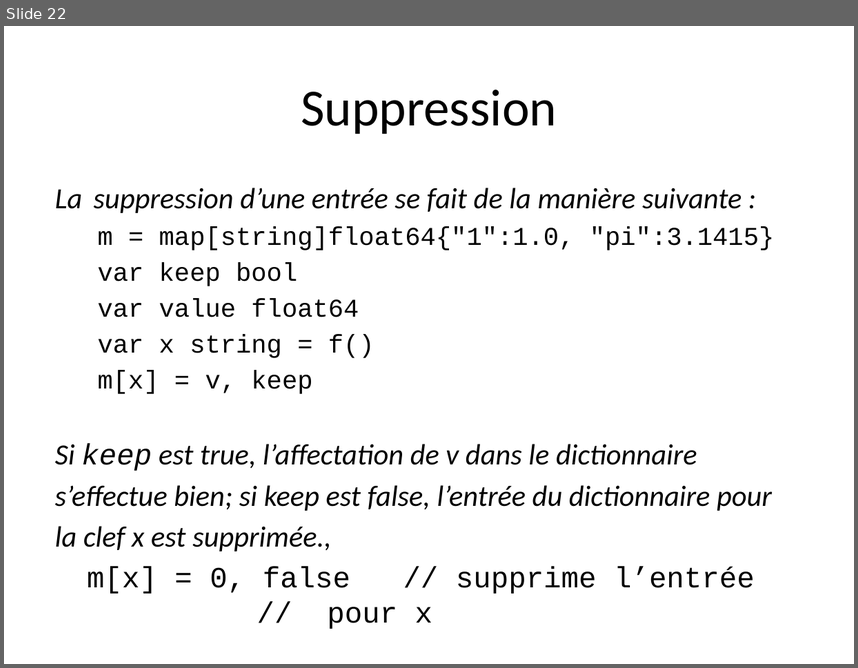
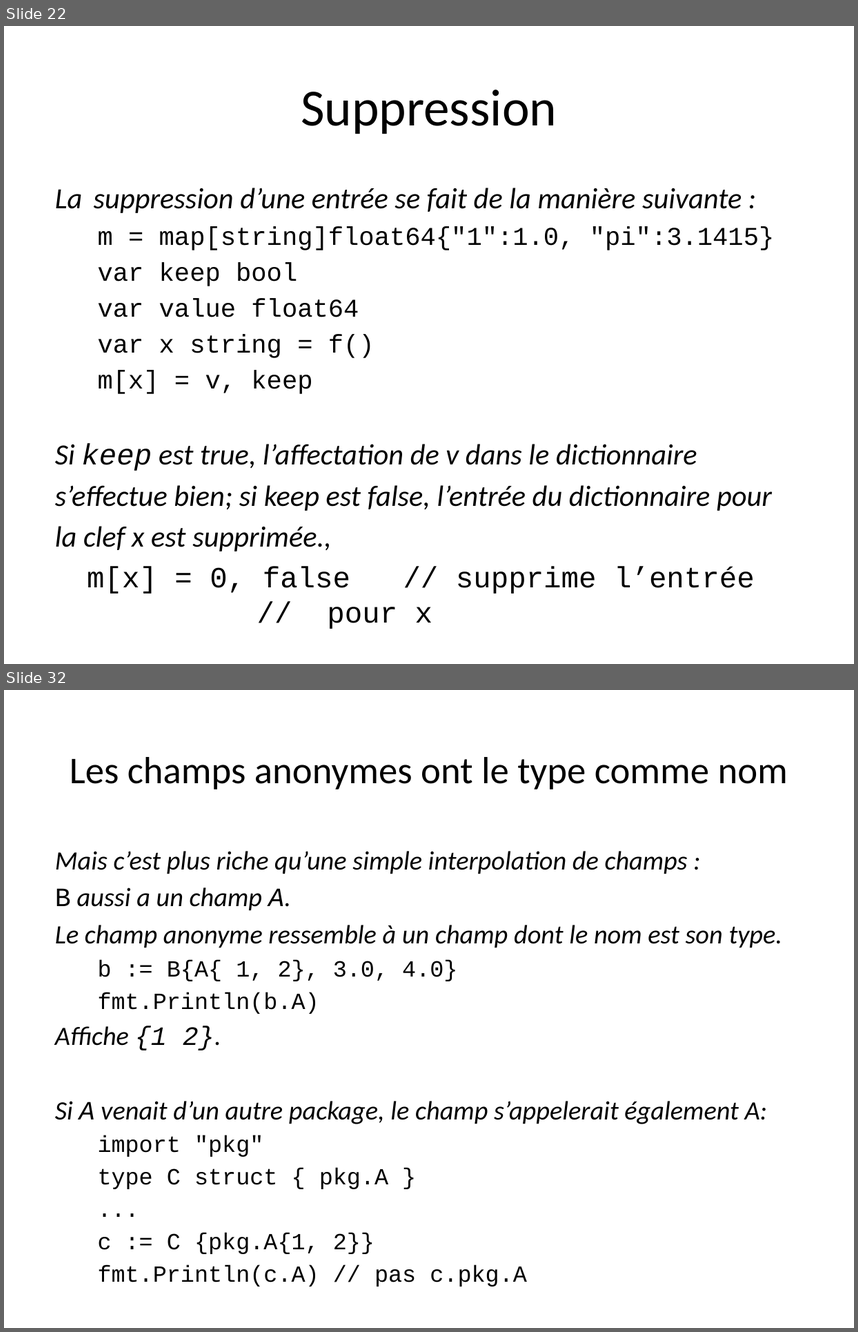
Before and after one commit to trash-anger/golang-france, a slide deck: Go-documentation/cours-general/Go-partie2.pptx. Shown one above the other, each under a label of ours: slide 22 before the commit, slides 22 and 32 after it; the slides between them are not shown. The pictures are 858x668 and 858x1332 pixels, drawn with LibreOffice and Linux fonts; fonts in the diff are those of the drawing; background and template pictures are left out. Boxes give left, top, right and bottom in pixels: in the first picture for what was removed or moved away, otherwise in the second. Text is boxed around its words. In the diff, an @@ line names an element or a change of style, - is before the commit and + after.

```diff
--- a/Go-documentation/cours-general/Go-partie2.pptx
+++ b/Go-documentation/cours-general/Go-partie2.pptx
@@ slide 32 added at (4,690,854,1328), background #FFFFFF @@
@@ title added at (70,757,788,789), 32 pt, text #000000 @@
+Les champs anonymes ont le type comme nom
@@ text added at (55,851,783,1254), 22.4 pt, text #000000, italic @@
+Mais c’est plus riche qu’une simple interpolation de champs :
+B aussi a un champ A.
+Le champ anonyme ressemble à un champ dont le nom est son type.
+  b := B{A{ 1, 2}, 3.0, 4.0}
+  fmt.Println(b.A)
+Affiche {1 2}.
+Si A venait d’un autre package, le champ s’appelerait également A:
+  import "pkg"
+  type C struct { pkg.A }
+  ...
+  c := C {pkg.A{1, 2}}
+  fmt.Println(c.A) // pas c.pkg.A
```
Also in this commit, not shown: 1 slide changed, 19 other slides added, 1 slide removed, 2 other files.
